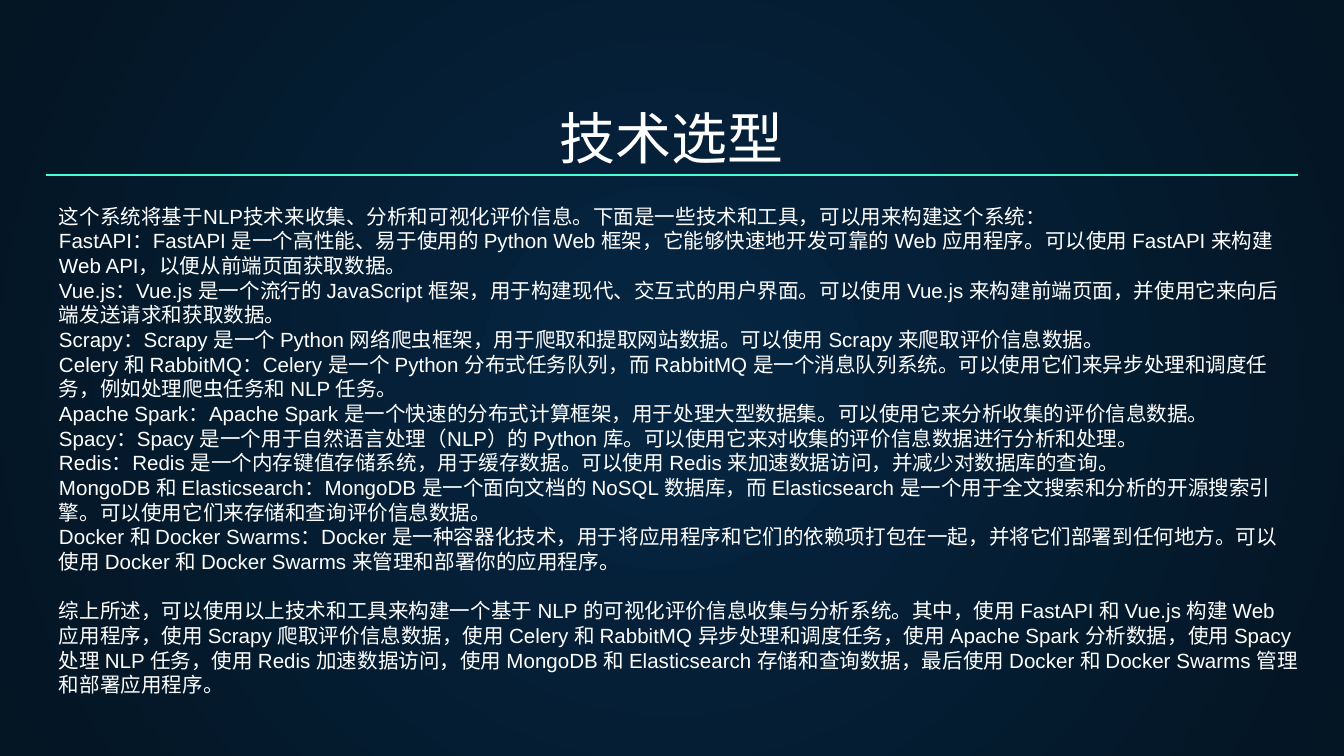
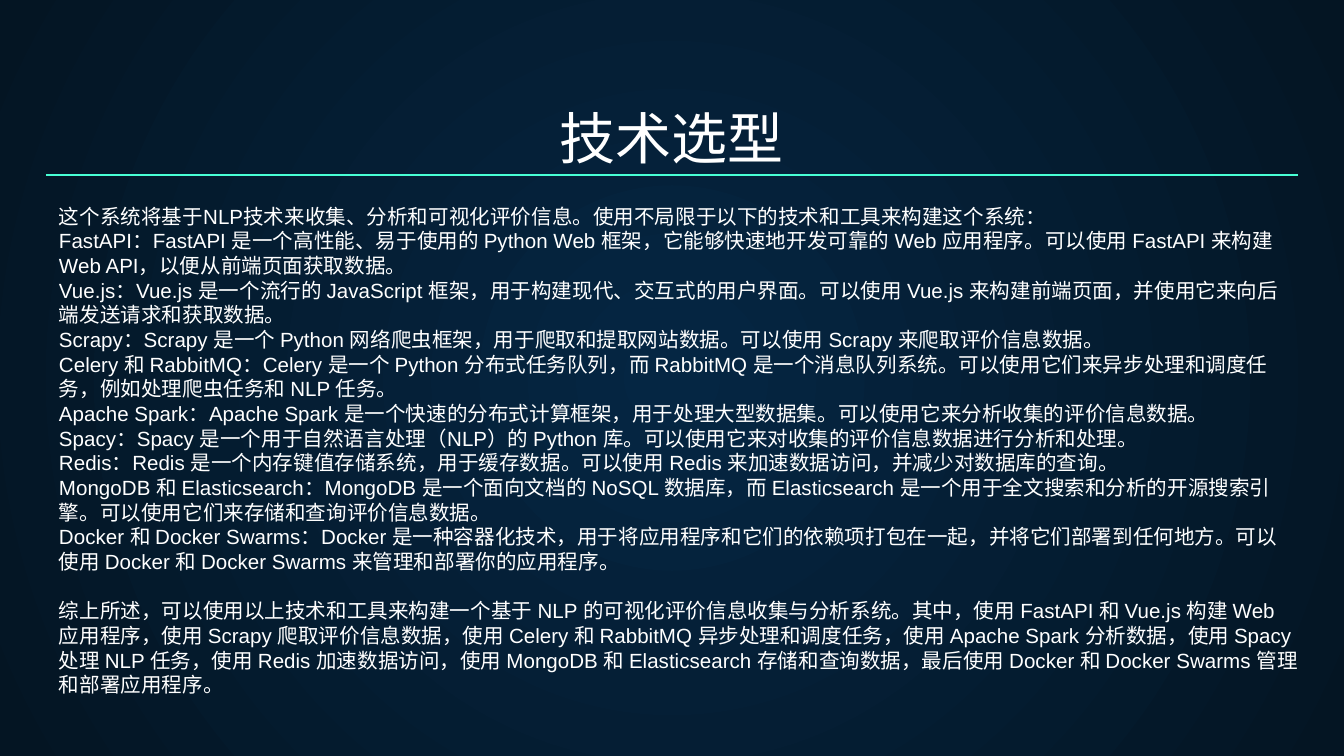
Before and after one commit to zm1060/FinalProject, a slide deck: slide 8 of 过程资料/开题答辩-B网络191-03-左明.pptx. Drawn at 1344x756 pixels with LibreOffice and Linux fonts; fonts in the diff are those of the drawing. Boxes give left, top, right and bottom in pixels: in the first picture for what was removed or moved away, otherwise in the second. Text is boxed around its words. In the diff, an @@ line names an element or a change of style, - is before the commit and + after.

```diff
--- a/过程资料/开题答辩-B网络191-03-左明.pptx
+++ b/过程资料/开题答辩-B网络191-03-左明.pptx
@@ text at box(59, 206, 1046, 226): text changed @@
-这个系统将基于NLP技术来收集、分析和可视化评价信息。下面是一些技术和工具，可以用来构建这个系统：
+这个系统将基于NLP技术来收集、分析和可视化评价信息。使用不局限于以下的技术和工具来构建这个系统：
```
Also in this commit, not shown: 8 other slides changed, 1 slide added, 4 other files.
